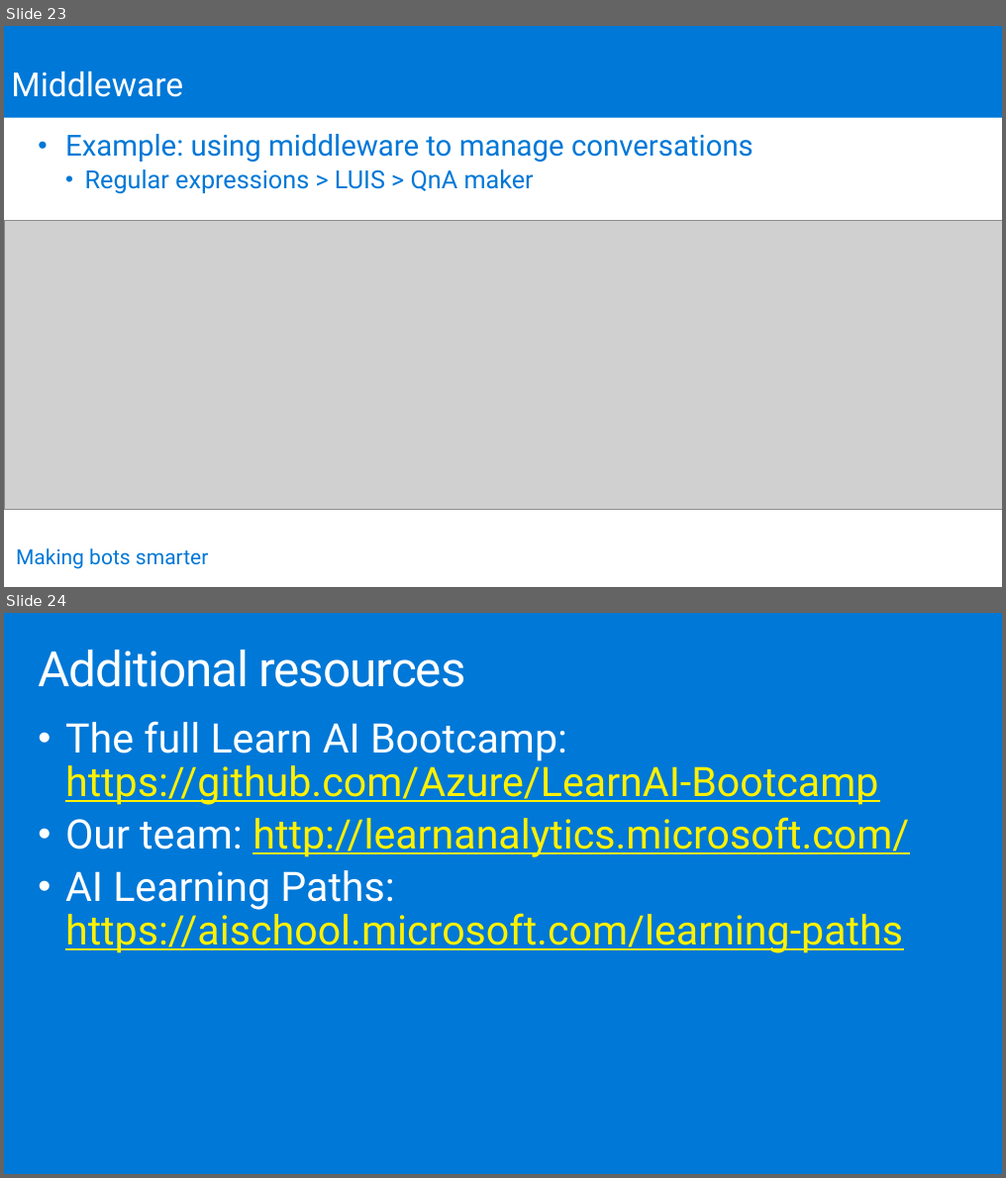
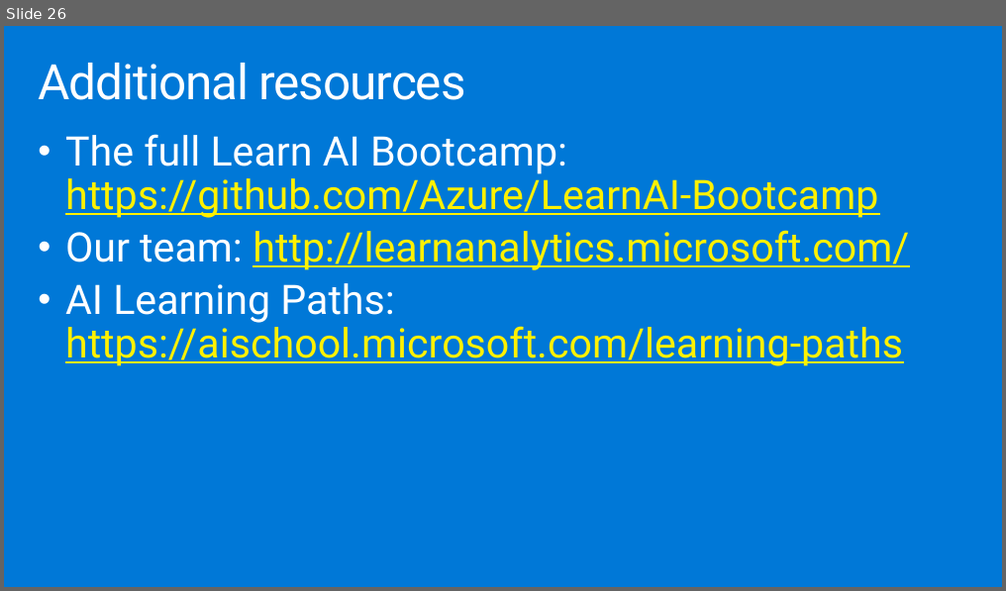
Before and after one commit to joeax/LearnAI-DesigningandArchitectingIntelligentAgents, a slide deck: 05-cognitive_services/resources/slides/IntelligentAgent_05_CognitiveServices_Instructor.pptx. Shown one above the other, each under a label of ours: slides 23 and 24 before the commit, slide 26 after it. The pictures are 1006x1178 and 1006x591 pixels, drawn with LibreOffice and Linux fonts; fonts in the diff are those of the drawing; grey boxes stand for pictures; background and template pictures are left out. Boxes give left, top, right and bottom in pixels: in the first picture for what was removed or moved away, otherwise in the second. Text is boxed around its words. In the diff, an @@ line names an element or a change of style, - is before the commit and + after.

```diff
--- a/05-cognitive_services/resources/slides/IntelligentAgent_05_CognitiveServices_Instructor.pptx
+++ b/05-cognitive_services/resources/slides/IntelligentAgent_05_CognitiveServices_Instructor.pptx
@@ slide 23 removed at bbox=[4, 26, 1002, 587], background #FFFFFF @@
@@ rectangle removed at bbox=[4, 26, 1002, 118] @@
-Middleware
@@ text removed at bbox=[65, 134, 753, 194] @@
-• Example: using middleware to manage conversations
-  • Regular expressions > LUIS > QnA maker
@@ picture removed at bbox=[4, 221, 1002, 509] @@
@@ text removed at bbox=[16, 549, 208, 570] @@
-Making bots smarter
@@ what was slide 24 is now slide 26 @@
```
Also in this commit, not shown: 8 slides changed, 3 slides added, 4 other files.
